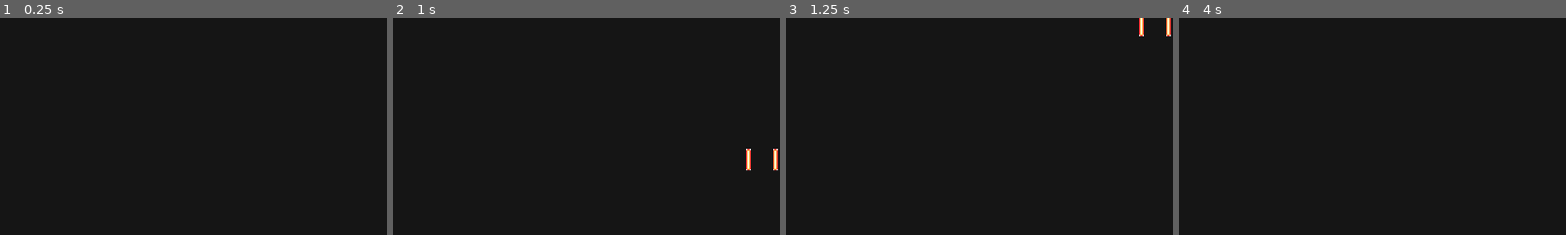
Above: before the commit, frames 1-4 (left to right).
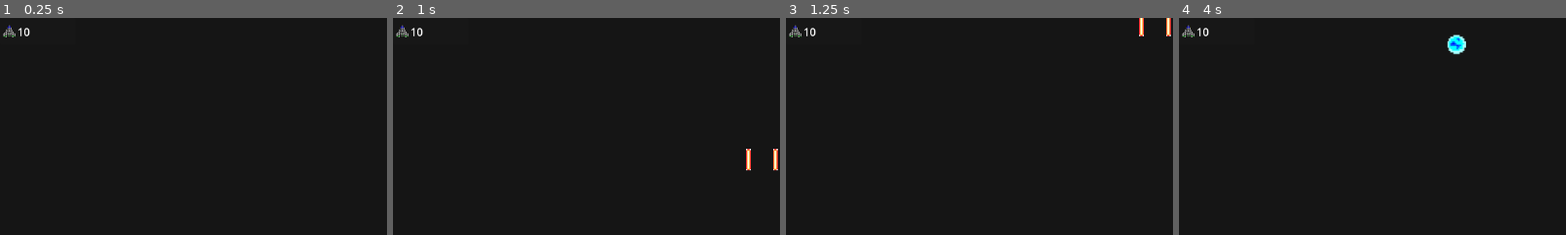
Above: after the commit, the same moments.

Repository: grammidin4eg/StartVoid
Game: Godot game, scene res://scenes/main/main.tscn
Two runs of this game, one before a commit and one after it. Both use one fixed random seed, a clock stepped at 60 frames per second and the inputs below.
Inputs:
- Up to frame 1 (0.25 s): no input
- Up to frame 2 (1 s): hold D (right) from 0.53 s (still down); hold Space (fire) from 0.53 s (still down)
- Up to frame 3 (1.25 s): keep holding D (right); keep holding Space (fire)
- Up to frame 4 (4 s): release D (right) at 1.28 s; release Space (fire) at 1.28 s; hold S (down) 1.28-2.03 s; tap Space (fire) at 1.35, 2.85 s; hold D (right) 2.03-2.78 s; hold Space (fire) 2.03-2.78 s; hold W (up) 2.78-3.53 s; hold A (left) from 3.53 s (still down); hold Space (fire) from 3.53 s (still down)
The pictures show only the part of the screen within x 0-50%, y 0-50%; the shares and areas given below are measured in that part.

The runs differ from the first frame. In frame 1, 0.2% of the frame differs, in the area x 0-8%, y 3-9%; in frame 2, 0.2%; in frame 3, 0.2%; in frame 4, 0.6%, in the area x 0-75%, y 3-17%.

Commit message:
спавн

Diff:
--- a/scenes/main/main.gd
+++ b/scenes/main/main.gd
@@ -7,3 +7,7 @@
 
 func _on_middle_line_body_entered(body):
 	body.cross_middle()
+
+
+func _on_player_change_heart(new_hearth):
+	%hpLabel.text = str(new_hearth)
--- a/scenes/main/main.tscn
+++ b/scenes/main/main.tscn
@@ -1,9 +1,11 @@
-[gd_scene load_steps=9 format=3 uid="uid://tiwluyqs0x7w"]
+[gd_scene load_steps=12 format=3 uid="uid://tiwluyqs0x7w"]
 
 [ext_resource type="PackedScene" uid="uid://drju6low0rlxi" path="res://scenes/player/player.tscn" id="1_dkoxo"]
 [ext_resource type="Script" path="res://scenes/main/main.gd" id="1_ogoji"]
 [ext_resource type="AudioStream" uid="uid://cexi81y0b83s8" path="res://mus/battle1.mp3" id="3_72vtx"]
 [ext_resource type="PackedScene" uid="uid://dg5huet1dns14" path="res://scenes/ufo/ufo.tscn" id="4_ryn2x"]
+[ext_resource type="Script" path="res://scenes/main/spawn_timer.gd" id="5_5amii"]
+[ext_resource type="Texture2D" uid="uid://nkj50pduroue" path="res://images/ss_1.png" id="6_g2vub"]
 
 [sub_resource type="RectangleShape2D" id="RectangleShape2D_giw15"]
 size = Vector2(1442, 882)
@@ -16,6 +18,12 @@
 
 [sub_resource type="RectangleShape2D" id="RectangleShape2D_h3sn7"]
 size = Vector2(1199, 20)
+
+[sub_resource type="Curve2D" id="Curve2D_7jr7w"]
+_data = {
+"points": PackedVector2Array(0, 0, 0, 0, 18, -42, 0, 0, 0, 0, 1120, -48, 0, 0, 0, 0, 1121, -228, 0, 0, 0, 0, 15, -229, 0, 0, 0, 0, 18, -42)
+}
+point_count = 5
 
 [node name="Main" type="Node2D"]
 script = ExtResource("1_ogoji")
@@ -66,5 +74,42 @@
 position = Vector2(567, 331)
 shape = SubResource("RectangleShape2D_h3sn7")
 
+[node name="Path2D" type="Path2D" parent="."]
+curve = SubResource("Curve2D_7jr7w")
+
+[node name="SpawnPathFollow" type="PathFollow2D" parent="Path2D"]
+unique_name_in_owner = true
+position = Vector2(18, -42)
+rotation = -0.00544459
+
+[node name="SpawnMarker" type="Marker2D" parent="Path2D/SpawnPathFollow"]
+
+[node name="SpawnTimer" type="Timer" parent="."]
+wait_time = 2.0
+autostart = true
+script = ExtResource("5_5amii")
+
+[node name="UILayer" type="CanvasLayer" parent="."]
+
+[node name="Panel" type="Panel" parent="UILayer"]
+offset_right = 113.0
+offset_bottom = 40.0
+
+[node name="hpSprite" type="Sprite2D" parent="UILayer/Panel"]
+position = Vector2(14, 20)
+scale = Vector2(0.3, 0.3)
+texture = ExtResource("6_g2vub")
+
+[node name="hpLabel" type="Label" parent="UILayer/Panel"]
+unique_name_in_owner = true
+layout_mode = 0
+offset_left = 26.0
+offset_top = 9.0
+offset_right = 76.0
+offset_bottom = 32.0
+text = "x 1000"
+
+[connection signal="change_heart" from="Player" to="." method="_on_player_change_heart"]
 [connection signal="body_exited" from="BulletArea" to="." method="_on_bullet_area_body_exited"]
 [connection signal="body_entered" from="MiddleLine" to="." method="_on_middle_line_body_entered"]
+[connection signal="timeout" from="SpawnTimer" to="SpawnTimer" method="_on_timeout"]
--- /dev/null
+++ b/scenes/main/spawn_timer.gd
@@ -0,0 +1,13 @@
+extends Timer
+
+const AIM = preload("res://scenes/ufo/ufo.tscn")
+
+func _ready():
+	randomize()
+
+func _on_timeout():
+	var aim = AIM.instantiate()
+	# %SpawnMarker
+	%SpawnPathFollow.progress_ratio = snapped(randf_range(0, 1), 0.1)
+	aim.global_position = %SpawnPathFollow/SpawnMarker.global_position
+	get_node('/root/Main').add_child(aim)
--- a/scenes/player/player.gd
+++ b/scenes/player/player.gd
@@ -2,11 +2,14 @@
 
 
 const SPEED = 500.0
+const HURT_IMMORTAL = 2
+const CLOSE_HURT = 5
 const BULLET = preload("res://scenes/shots/laser_shot.tscn")
 
 var bullet_timer : Timer = Timer.new()
 var health: int = 10
 var is_visible: bool = true
+var immortal: float = 0
 
 signal change_heart(new_hearth)
 
@@ -37,8 +40,40 @@
 		create_bullet($BulletSpawnPoint_1.global_position)
 		create_bullet($BulletSpawnPoint_2.global_position)
 
+	# Посмотрим, какие есть коллизии
+	if is_immortal():
+		dec_immortal(delta)
+	for i in get_slide_collision_count():
+		var collision = get_slide_collision(i)
+		var collider = collision.get_collider()
+		#var enemy : Enemy = collider as Enemy
+
+		if collider and collider.is_in_group("EnemyBullet"):
+			collider.queue_free()
+			if not is_immortal():
+				hurt(1)
+				set_immortal(HURT_IMMORTAL)
+
+		if collider and collider.is_in_group("Enemy"):
+			collider.hurt(CLOSE_HURT)
+			if not is_immortal():
+				hurt(1)
+				set_immortal(HURT_IMMORTAL)
+
 func create_bullet(position):
 	var bullet := BULLET.instantiate()
 	bullet.global_position = position
 	get_parent().add_child(bullet)
 	bullet.shoot_sound()
+
+func is_immortal() -> bool:
+	return immortal > 0
+
+func set_immortal(value: float):
+	immortal = value
+	$Shield.visible = true
+
+func dec_immortal(value: float):
+	immortal -= value
+	if immortal <= 0:
+		$Shield.visible = false
--- a/scenes/player/player.tscn
+++ b/scenes/player/player.tscn
@@ -7,8 +7,13 @@
 size = Vector2(55, 50)
 
 [node name="Player" type="CharacterBody2D"]
-collision_mask = 7
+collision_mask = 23
 script = ExtResource("1_v524d")
+
+[node name="Shield" type="Polygon2D" parent="."]
+visible = false
+color = Color(0.25098, 0.294118, 1, 1)
+polygon = PackedVector2Array(0, -31, -9, -23, -9, -13, -32, 9, -32, 18, -17.6366, 18, 17, 18, 32, 18, 32, 9, 9, -13, 9, -24)
 
 [node name="Sprite2D" type="Sprite2D" parent="."]
 texture = ExtResource("1_r7qcg")
